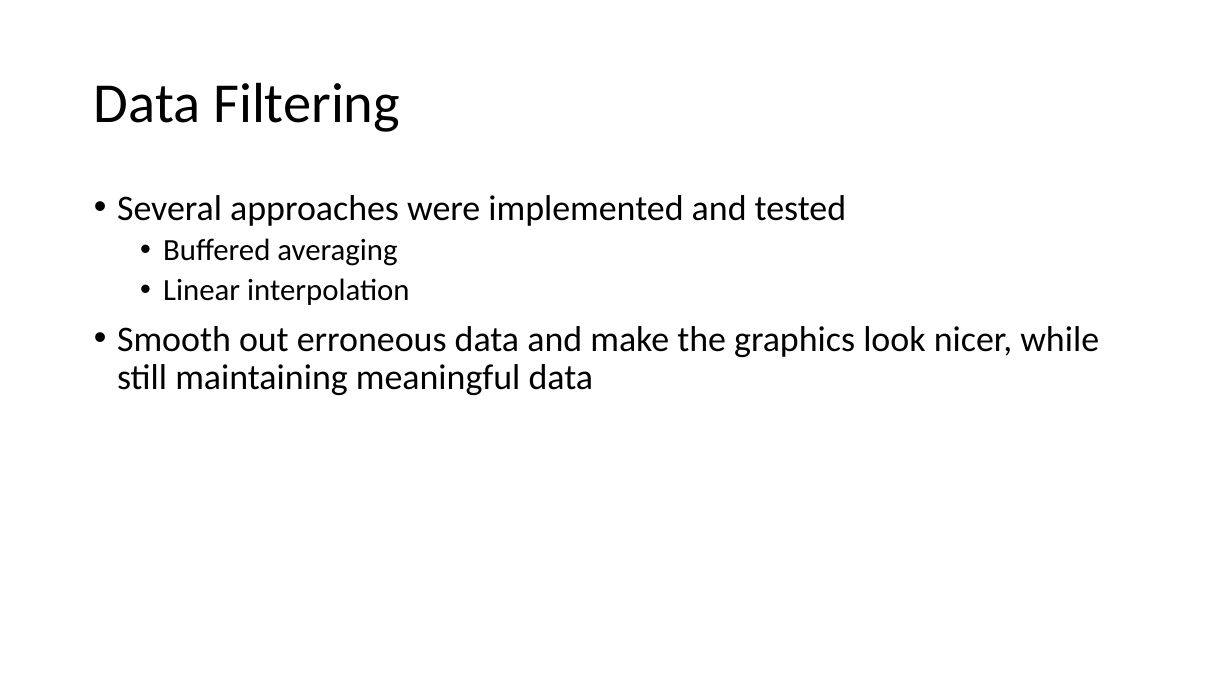
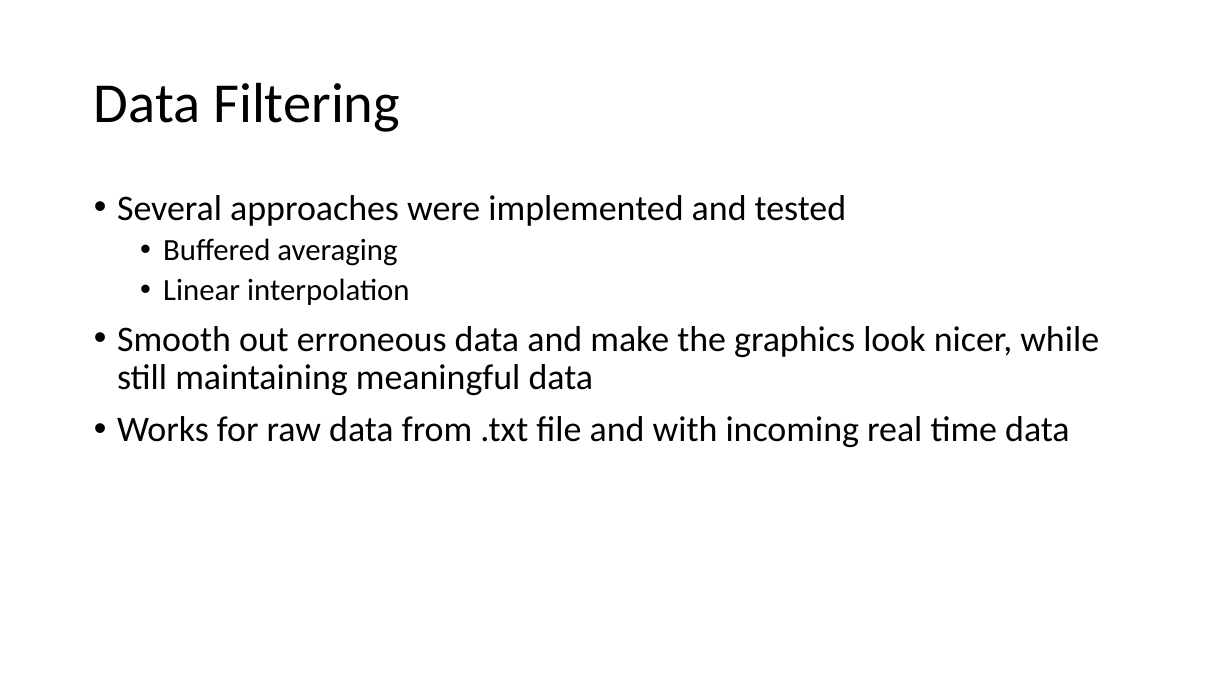
Before and after one commit to maxhouck/ECE3220FinalProject, a slide deck: slide 6 of Final.pptx. Drawn at 1232x693 pixels with LibreOffice and Linux fonts; fonts in the diff are those of the drawing. Boxes give left, top, right and bottom in pixels: in the first picture for what was removed or moved away, otherwise in the second. Text is boxed around its words. In the diff, an @@ line names an element or a change of style, - is before the commit and + after.

Commit message:
Final Version of powerpoint

```diff
--- a/Final.pptx
+++ b/Final.pptx
@@ text at <box>117,416,1070,447</box>: paragraph added @@
+• Works for raw data from .txt file and with incoming real time data
```
Also in this commit, not shown: 1 other slide changed, 11 slides removed.
